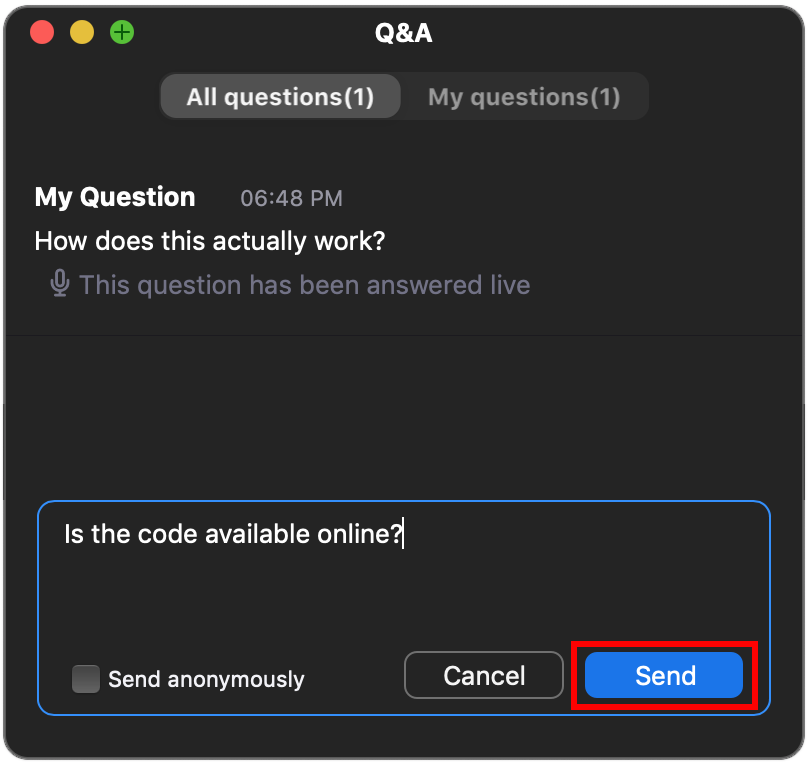
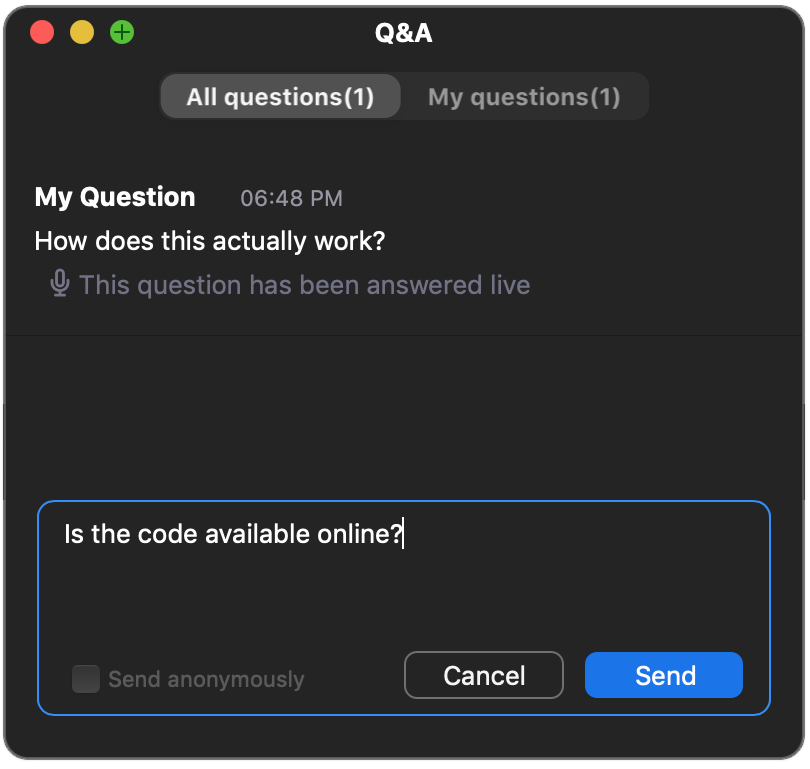
Comparing the layer stacks of the two 810×769 images. Changes:
renamed "Layer 0" to "Layer 2", moved it above "Rectangle 1", painted on it over box(71, 641, 758, 710)
